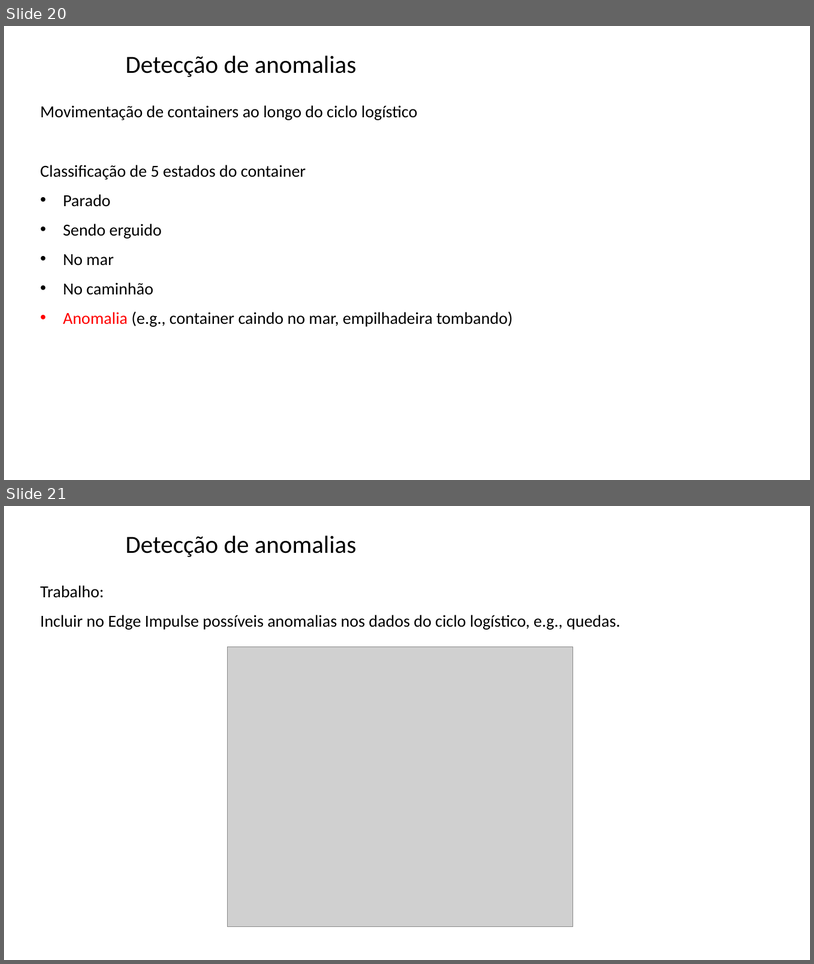
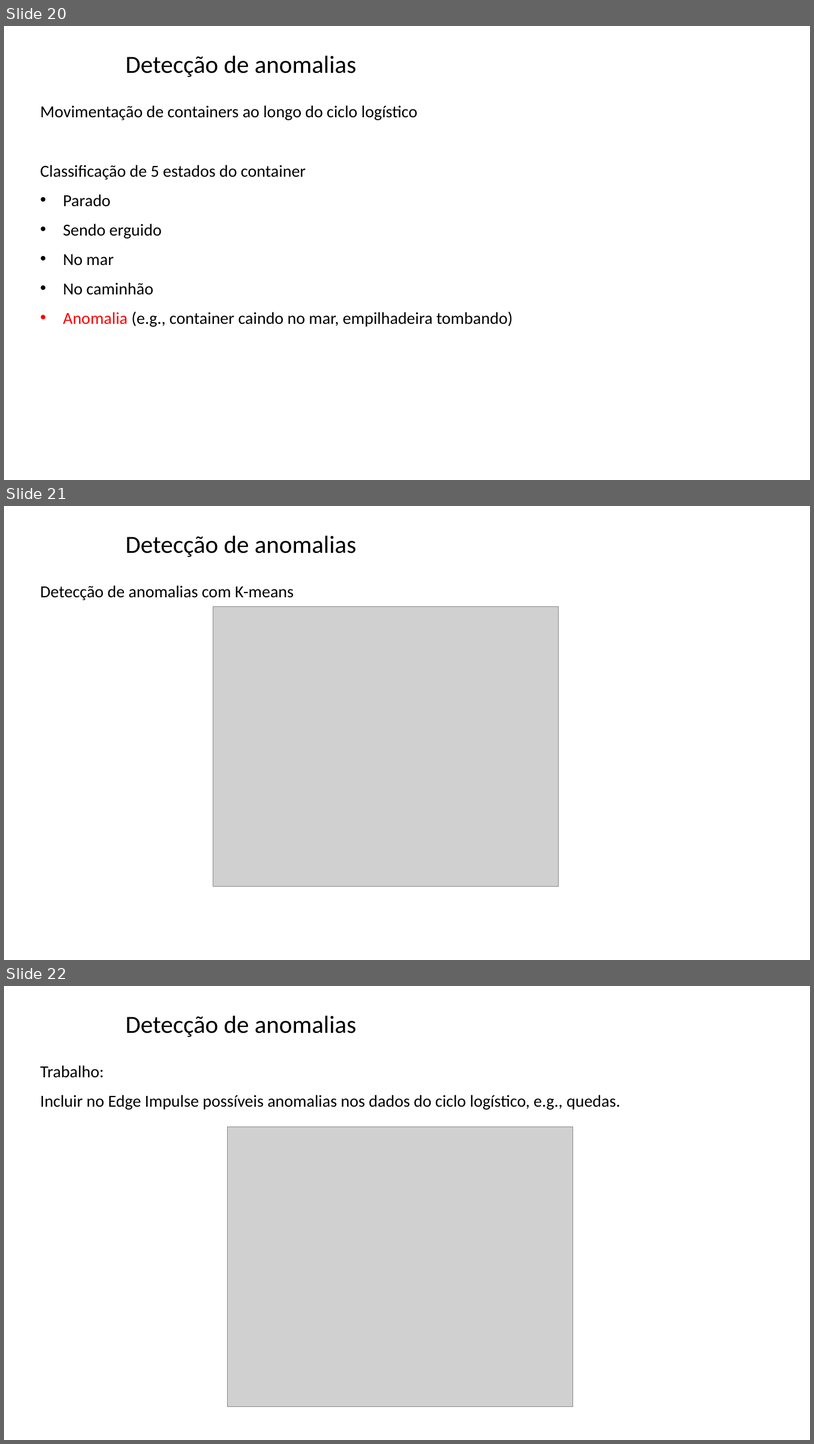
Before and after one commit to zz4fap/tp557-iot-ml, a slide deck: slides/TP557_16_detecção_de_anomalias.pptx. Shown one above the other, each under a label of ours: slides 20 and 21 before the commit, slides 20, 21 and 22 after it. The pictures are 814x964 and 814x1444 pixels, drawn with LibreOffice and Linux fonts; fonts in the diff are those of the drawing; grey boxes stand for pictures; background and template pictures are left out. Boxes give left, top, right and bottom in pixels: in the first picture for what was removed or moved away, otherwise in the second. Text is boxed around its words. In the diff, an @@ line names an element or a change of style, - is before the commit and + after.

Commit message:
update of slides

```diff
--- a/slides/TP557_16_detecção_de_anomalias.pptx
+++ b/slides/TP557_16_detecção_de_anomalias.pptx
@@ slide 21 added at [4,506,810,960], background picture (left out) @@
@@ title added at [126,535,357,557], 29.3 pt, text #000000 @@
+Detecção de anomalias
@@ text added at [40,585,294,600], 20 pt, text #000000 @@
+Detecção de anomalias com K-means
@@ picture added at [213,606,560,886] @@
@@ what was slide 21 is now slide 22 @@
```
Also in this commit, not shown: 1 other file.
